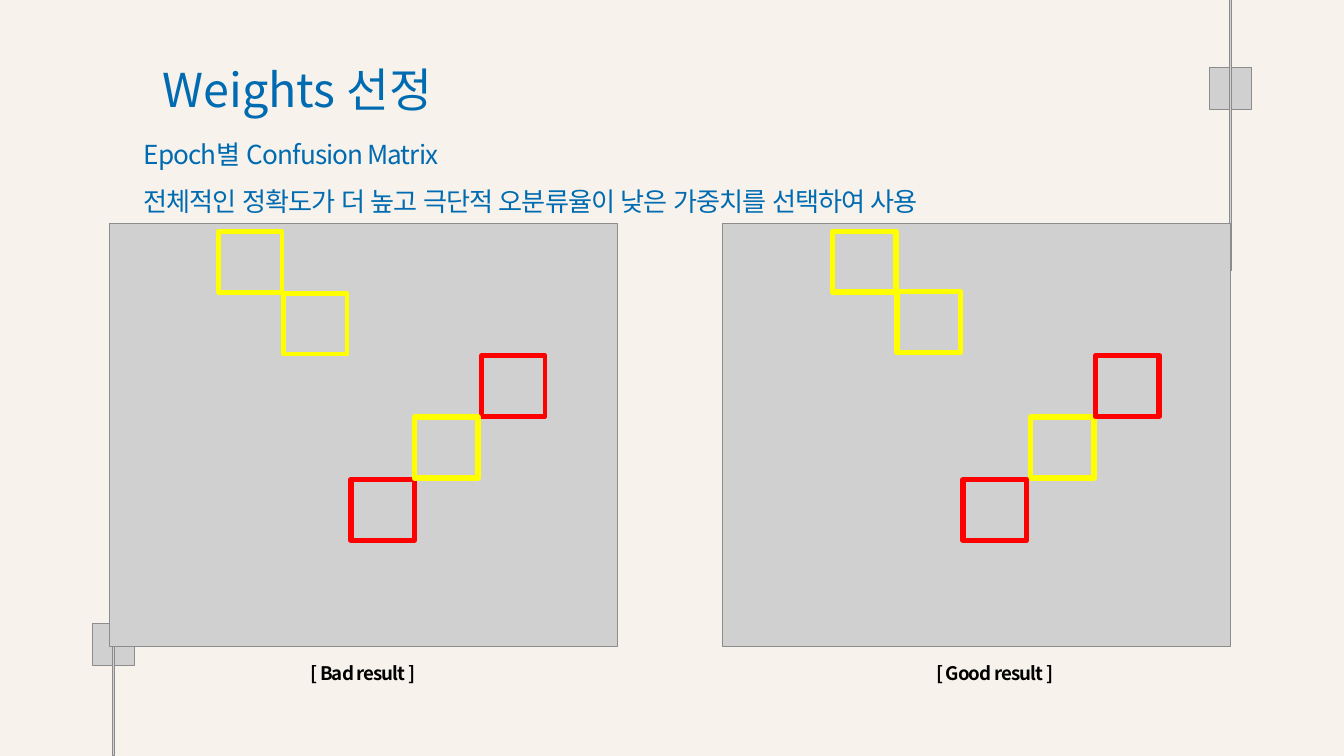
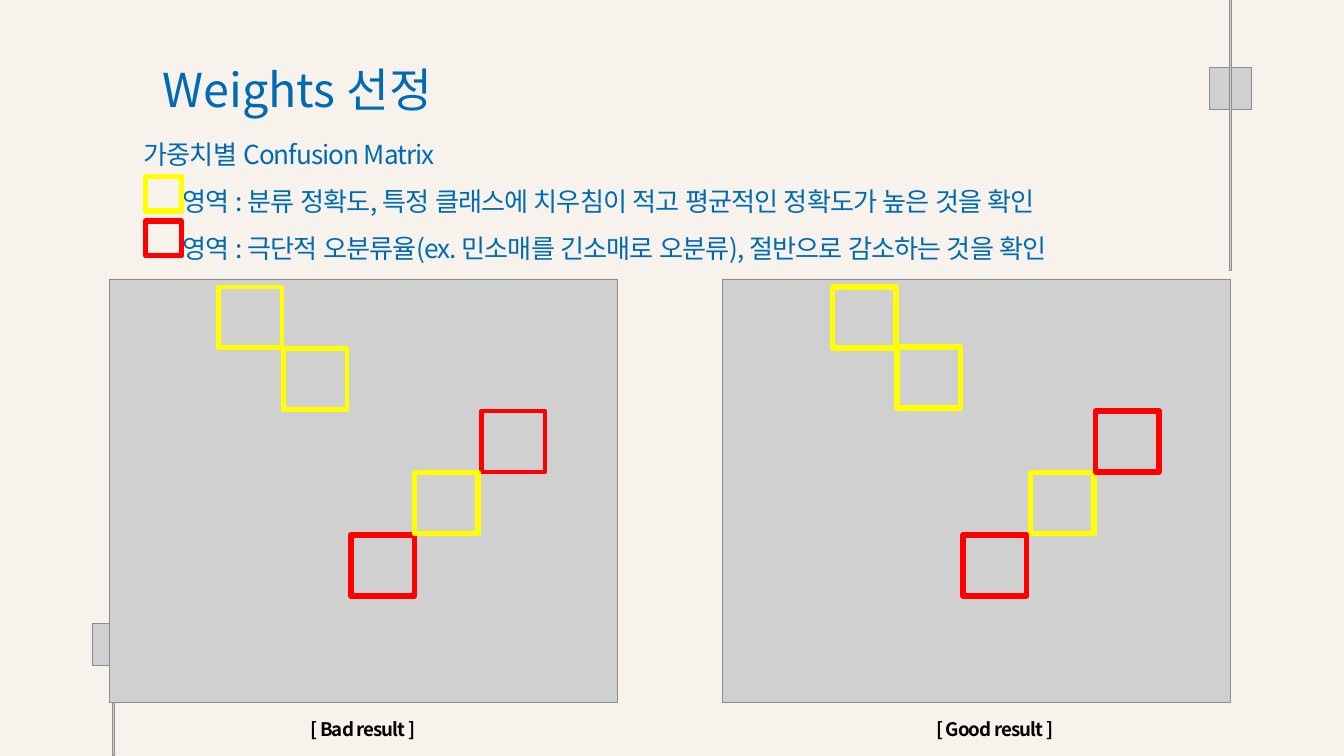
Before and after one commit to Playdata-G-DA35/DA35-final-team2-Item_Classification_RPA, a slide deck: slide 13 of documents/의류 카테고리 분류 모델 결과 보고서.pptx. Drawn at 1344x756 pixels with LibreOffice and Linux fonts; fonts in the diff are those of the drawing; grey boxes stand for pictures; background and template pictures are left out. Boxes give left, top, right and bottom in pixels: in the first picture for what was removed or moved away, otherwise in the second. Text is boxed around its words. In the diff, an @@ line names an element or a change of style, - is before the commit and + after.

Commit message:
ppt

```diff
--- a/documents/의류 카테고리 분류 모델 결과 보고서.pptx
+++ b/documents/의류 카테고리 분류 모델 결과 보고서.pptx
@@ text at (x1=144, y1=142, x2=1047, y2=263): text changed @@
-Epoch별 Confusion Matrix
-전체적인 정확도가 더 높고 극단적 오분류율이 낮은 가중치를 선택하여 사용
+가중치별 Confusion Matrix
+영역 : 분류 정확도, 특정 클래스에 치우침이 적고 평균적인 정확도가 높은 것을 확인
+영역 : 극단적 오분류율(ex. 민소매를 긴소매로 오분류), 절반으로 감소하는 것을 확인
@@ rectangle added at (x1=146, y1=176, x2=181, y2=210), outline #FFFF00 6 pt @@
@@ rectangle added at (x1=146, y1=221, x2=181, y2=255), outline #FF0000 6 pt @@
@@ 10 rectangles, 2 pictures, 2 texts moved together from (x1=110, y1=224, x2=1230, y2=681) to (x1=110, y1=279, x2=1230, y2=737) @@
```
Also in this commit, not shown: 3 other files.
